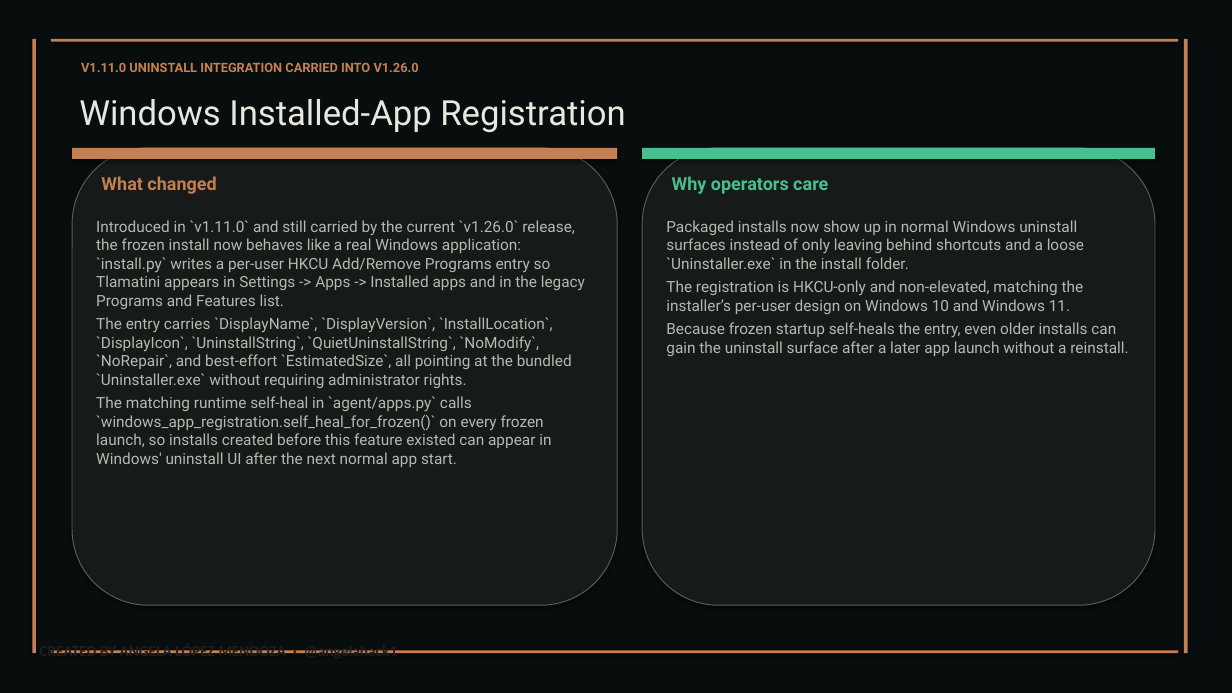
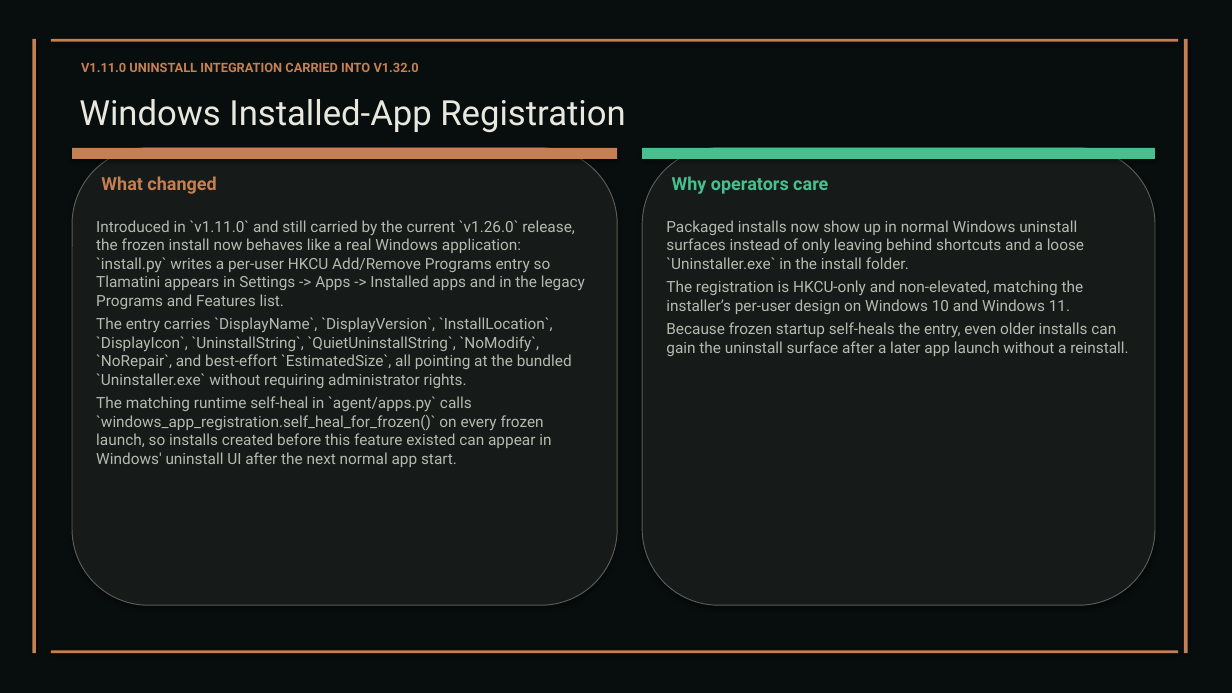
Before and after one commit to XAIHT/Tlamatini, a slide deck: slide 19 of Tlamatini_eXtended_Artificial_Intelligence_Humanly_Tempered.pptx. Drawn at 1232x693 pixels with LibreOffice and Linux fonts; fonts in the diff are those of the drawing. Boxes give left, top, right and bottom in pixels: in the first picture for what was removed or moved away, otherwise in the second. Text is boxed around its words. In the diff, an @@ line names an element or a change of style, - is before the commit and + after.

```diff
--- a/Tlamatini_eXtended_Artificial_Intelligence_Humanly_Tempered.pptx
+++ b/Tlamatini_eXtended_Artificial_Intelligence_Humanly_Tempered.pptx
@@ text at box(81, 62, 419, 72): text changed @@
-V1.11.0 UNINSTALL INTEGRATION CARRIED INTO V1.26.0
+V1.11.0 UNINSTALL INTEGRATION CARRIED INTO V1.32.0
@@ text removed at box(39, 650, 397, 653) @@
-CREATED BY ANGELA LÓPEZ MENDOZA · @angelahack1
```
Also in this commit, not shown: 109 other slides changed, 2 slides added, 2 slides removed, 1 other file.
